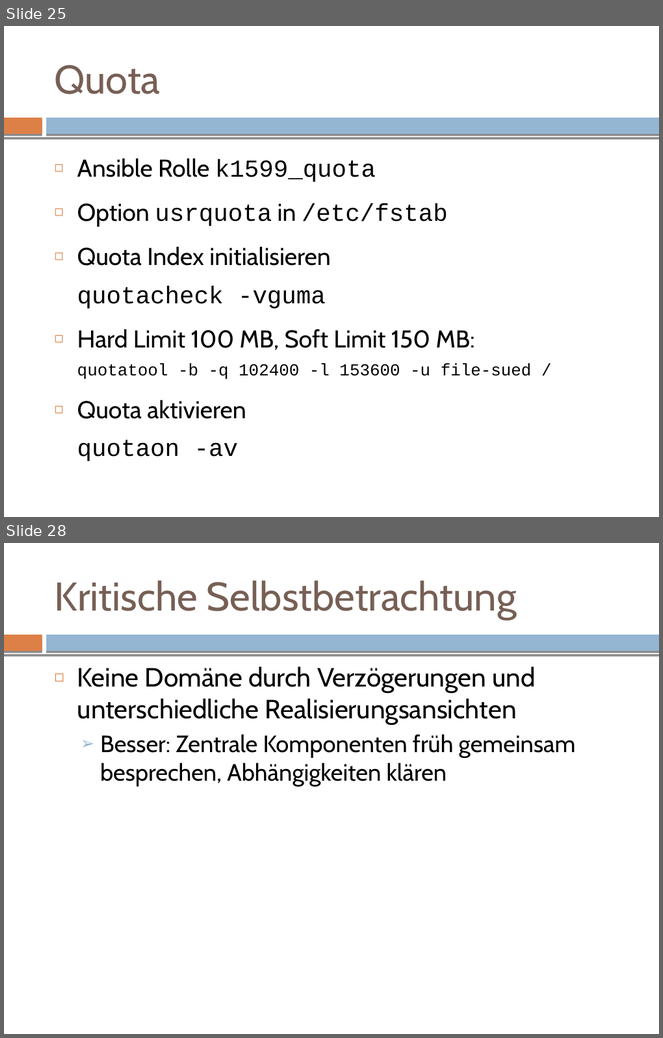
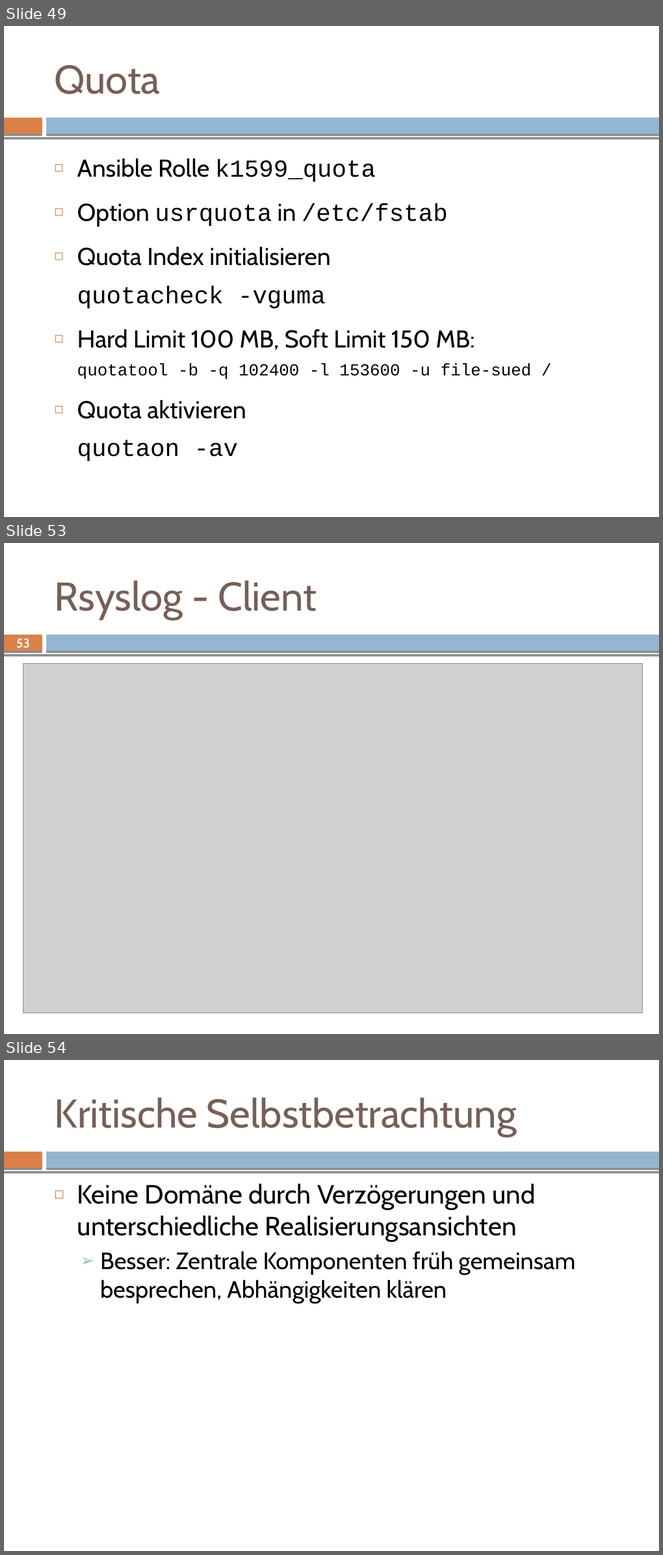
Before and after one commit to mvw/Wilddiebe10, a slide deck: keynote/keynote.odp. Shown one above the other, each under a label of ours: slides 25 and 28 before the commit, slides 49, 53 and 54 after it; the slides between them are not shown. The pictures are 663x1038 and 663x1555 pixels, drawn with LibreOffice and Linux fonts; fonts in the diff are those of the drawing; grey boxes stand for pictures. Boxes give left, top, right and bottom in pixels: in the first picture for what was removed or moved away, otherwise in the second. Text is boxed around its words. In the diff, an @@ line names an element or a change of style, - is before the commit and + after.

```diff
--- a/keynote/keynote.odp
+++ b/keynote/keynote.odp
@@ slide 53 added at (4, 543, 659, 1034), background #FFFFFF; not listed: 3 template elements that a slide beside it also shows @@
@@ title added at (54, 581, 317, 620), 44 pt, text #775F55 @@
+Rsyslog - Client
@@ page number added at (16, 639, 30, 652), 14 pt, text #FFFFFF, bold @@
+53
@@ picture added at (24, 663, 643, 1013) @@
@@ what was slide 25 is now slide 49 @@
@@ what was slide 28 is now slide 54 @@
```
Also in this commit, not shown: 1 slide changed, 28 other slides added, 3 slides removed, 2 other files.
